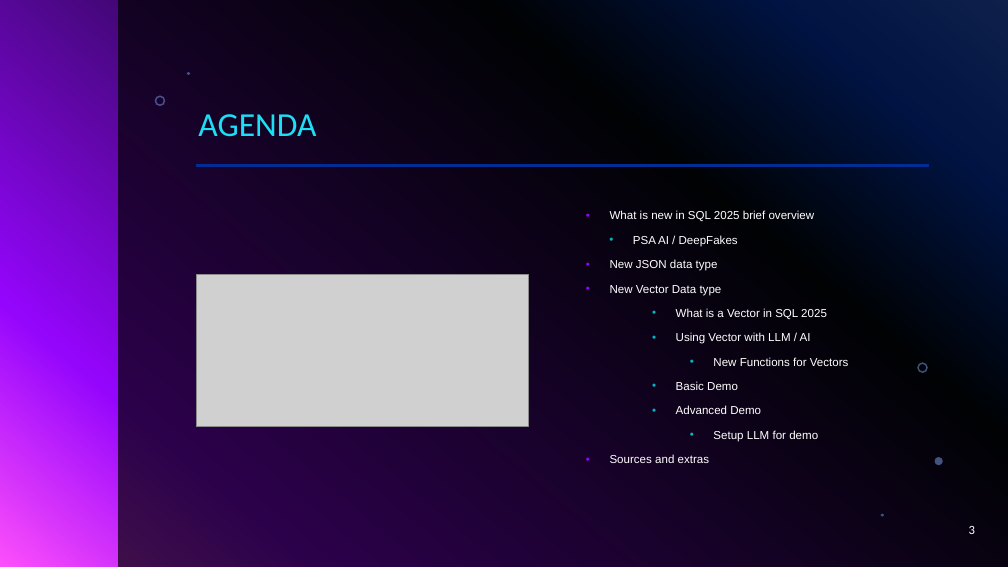
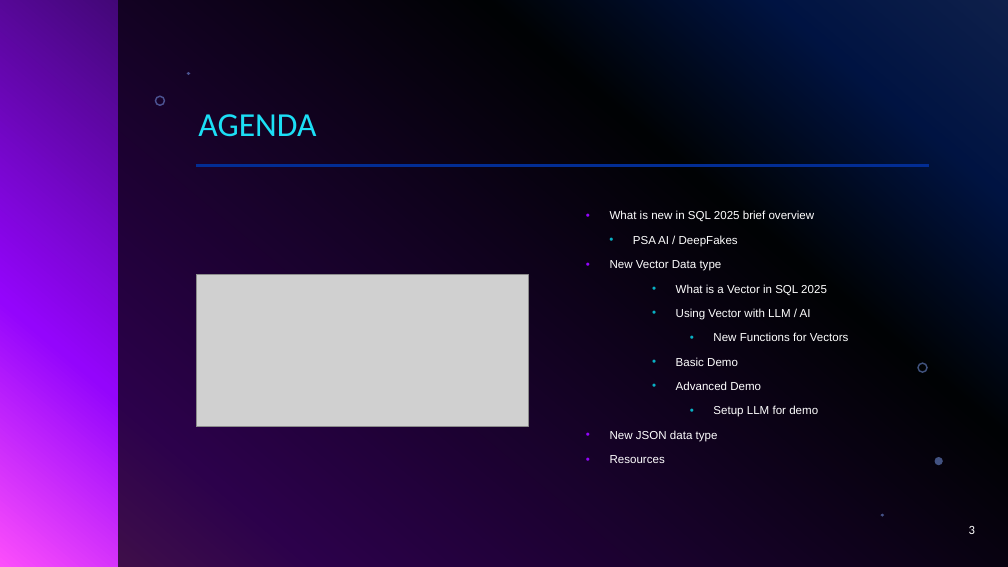
Before and after one commit to sqlbouncer/PSSUG_202512, a slide deck: slide 3 of PSSUG_202511.pptx. Drawn at 1008x567 pixels with LibreOffice and Linux fonts; fonts in the diff are those of the drawing; grey boxes stand for pictures; background and template pictures are left out. Boxes give left, top, right and bottom in pixels: in the first picture for what was removed or moved away, otherwise in the second. Text is boxed around its words. In the diff, an @@ line names an element or a change of style, - is before the commit and + after.

```diff
--- a/PSSUG_202511.pptx
+++ b/PSSUG_202511.pptx
@@ text at bbox=[610, 259, 718, 271]: paragraph removed @@
-• New JSON data type
@@ text at bbox=[610, 430, 718, 463]: text changed @@
-• Sources and extras
+• New JSON data type
+• Resources
```
